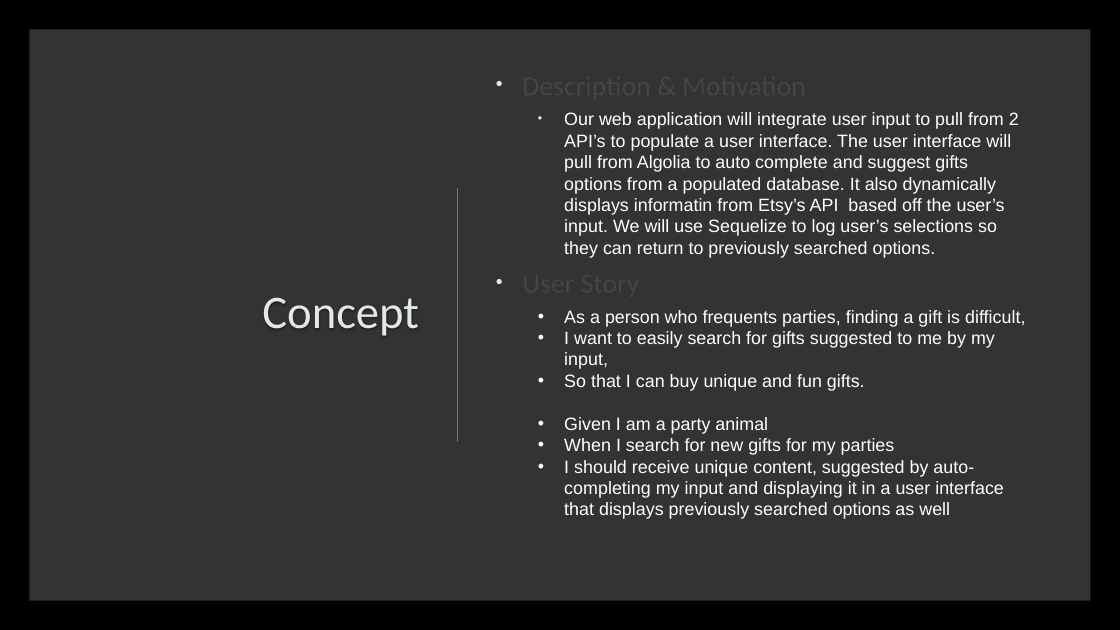
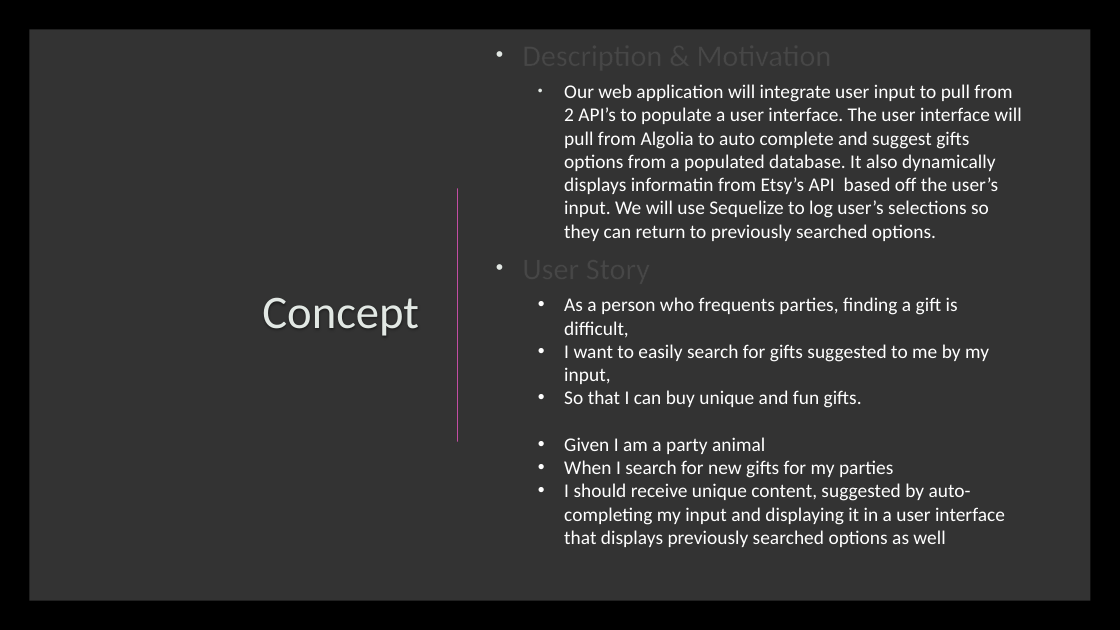
Before and after one commit to cmarshman/Giftify, a slide deck: slide 3 of Giftify.pptx. Drawn at 1120x630 pixels with LibreOffice and Linux fonts; fonts in the diff are those of the drawing; background and template pictures are left out. Boxes give left, top, right and bottom in pixels: in the first picture for what was removed or moved away, otherwise in the second. Text is boxed around its words. In the diff, an @@ line names an element or a change of style, - is before the commit and + after.

Commit message:
etsy fixes

```diff
--- a/Giftify.pptx
+++ b/Giftify.pptx
@@ text "Description & Motivation" at (564,84,1021,544): size 23.8 to 25.9 pt in "Description & Motivation", "User Story"; size 15.3 to 16.6 pt, font Arial to Calibri @@
```
Also in this commit, not shown: 2 other slides changed, 3 other files.
